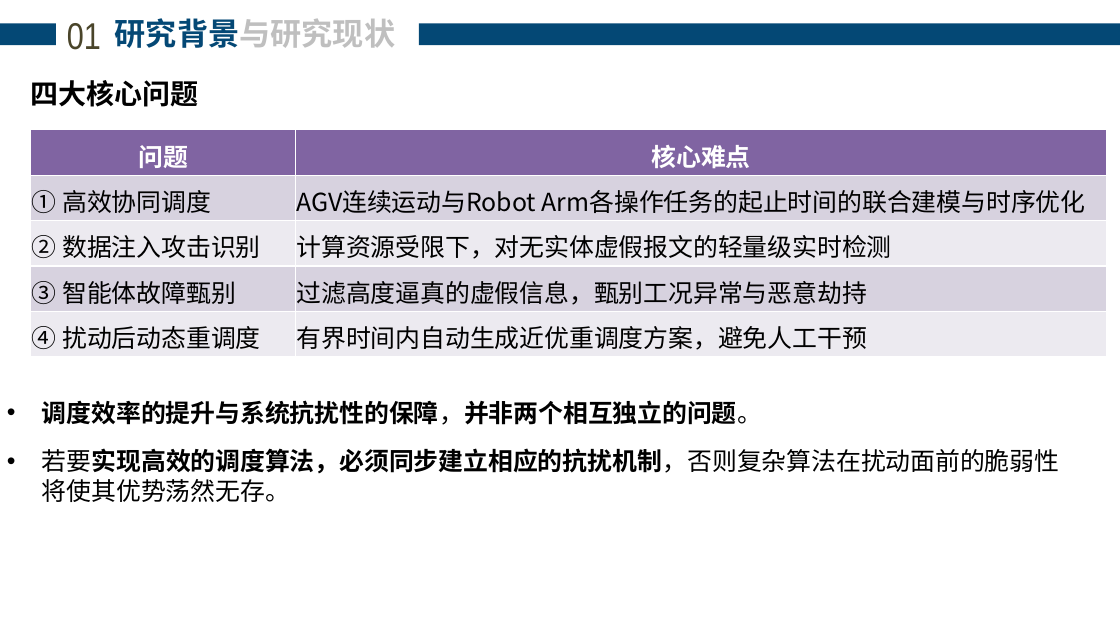
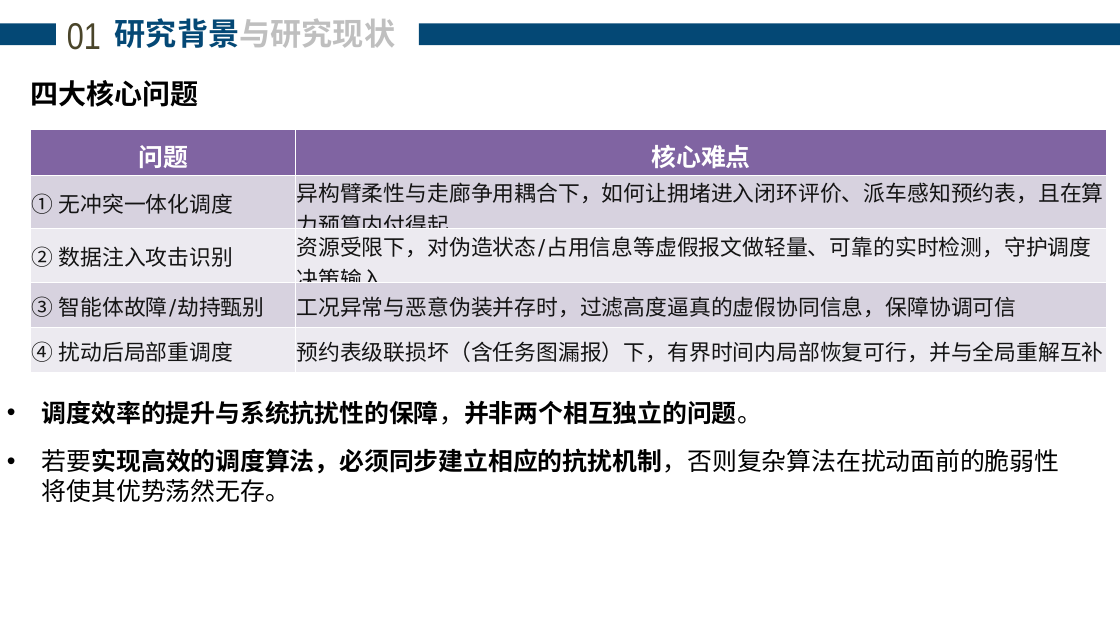
Before and after one commit to analyst2004lx/paper01, a slide deck: slide 6 of 开题报告/于琪-开题PPT(20260809) .pptx. Drawn at 1120x630 pixels with LibreOffice and Linux fonts; fonts in the diff are those of the drawing. Boxes give left, top, right and bottom in pixels: in the first picture for what was removed or moved away, otherwise in the second. Text is boxed around its words. In the diff, an @@ line names an element or a change of style, - is before the commit and + after.

```diff
--- a/开题报告/于琪-开题PPT(20260809) .pptx
+++ b/开题报告/于琪-开题PPT(20260809) .pptx
@@ table at (31, 130, 1107, 373) @@
-row 2, column 1: ① 高效协同调度
+row 2, column 1: ① 无冲突一体化调度
-row 2, column 2: AGV连续运动与Robot Arm各操作任务的起止时间的联合建模与时序优化
+row 2, column 2: 异构臂柔性与走廊争用耦合下，如何让拥堵进入闭环评价、派车感知预约表，且在算力预算内付得起
-row 3, column 2: 计算资源受限下，对无实体虚假报文的轻量级实时检测
+row 3, column 2: 资源受限下，对伪造状态/占用信息等虚假报文做轻量、可靠的实时检测，守护调度决策输入
-row 4, column 1: ③ 智能体故障甄别
+row 4, column 1: ③ 智能体故障/劫持甄别
-row 4, column 2: 过滤高度逼真的虚假信息，甄别工况异常与恶意劫持
+row 4, column 2: 工况异常与恶意伪装并存时，过滤高度逼真的虚假协同信息，保障协调可信
-row 5, column 1: ④ 扰动后动态重调度
+row 5, column 1: ④ 扰动后局部重调度
-row 5, column 2: 有界时间内自动生成近优重调度方案，避免人工干预
+row 5, column 2: 预约表级联损坏（含任务图漏报）下，有界时间内局部恢复可行，并与全局重解互补
@@ size 16 to 14 pt, font Noto Sans CJK SC to Karla, text colour #000000 to #141414 in "② 数据注入攻击识别" @@
@@ line spacing 1.15 to 1 @@
@@ less space between paragraphs @@
```
Also in this commit, not shown: 17 other slides changed, 1 slide added, 1 slide removed, 9 other files.
